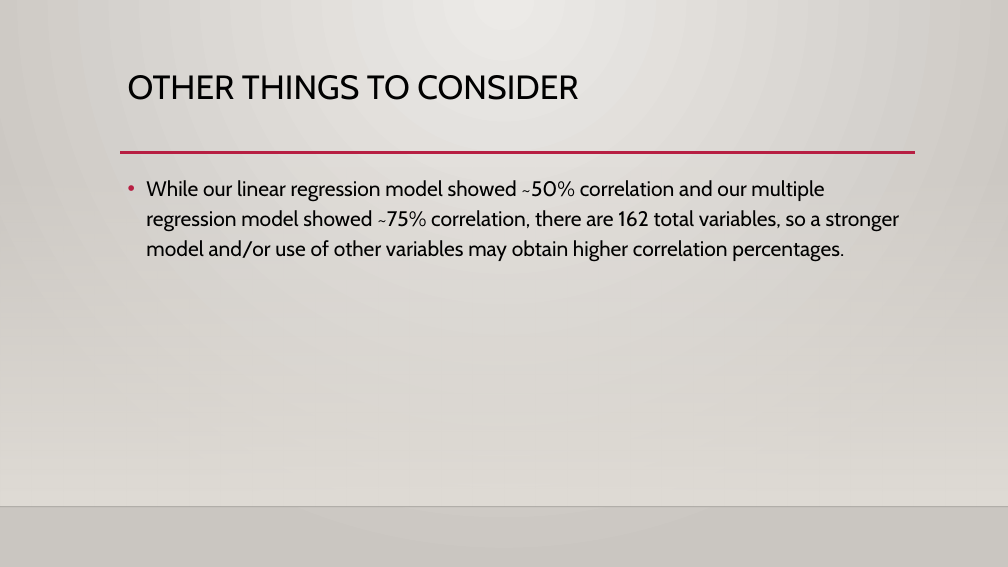
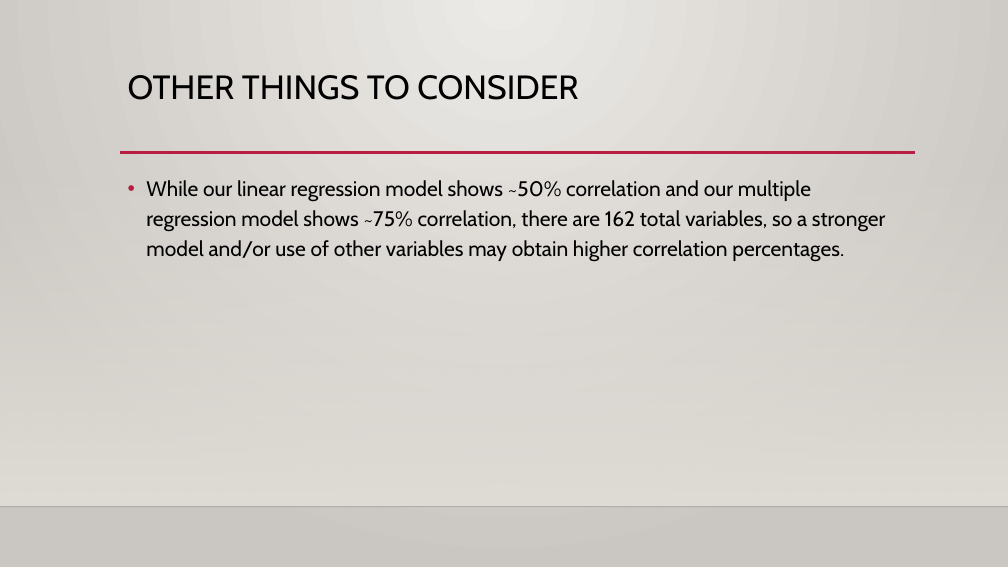
Before and after one commit to daveknockwin/MSDS6306-CS2, a slide deck: slide 13 of Save The Children.pptx (slide 11 before the commit). Drawn at 1008x567 pixels with LibreOffice and Linux fonts; fonts in the diff are those of the drawing; background and template pictures are left out. Boxes give left, top, right and bottom in pixels: in the first picture for what was removed or moved away, otherwise in the second. Text is boxed around its words. In the diff, an @@ line names an element or a change of style, - is before the commit and + after.

```diff
--- a/Save The Children.pptx
+++ b/Save The Children.pptx
@@ text at [146,180,886,262]: text changed @@
-• While our linear regression model showed ~50% correlation and our multiple regression model showed ~75% correlation, there are 162 total variables, so a stronger model and/or use of other variables may obtain higher correlation percentages.
+• While our linear regression model shows ~50% correlation and our multiple regression model shows ~75% correlation, there are 162 total variables, so a stronger model and/or use of other variables may obtain higher correlation percentages.
```
Also in this commit, not shown: 2 other slides changed, 3 slides added, 1 slide removed.
